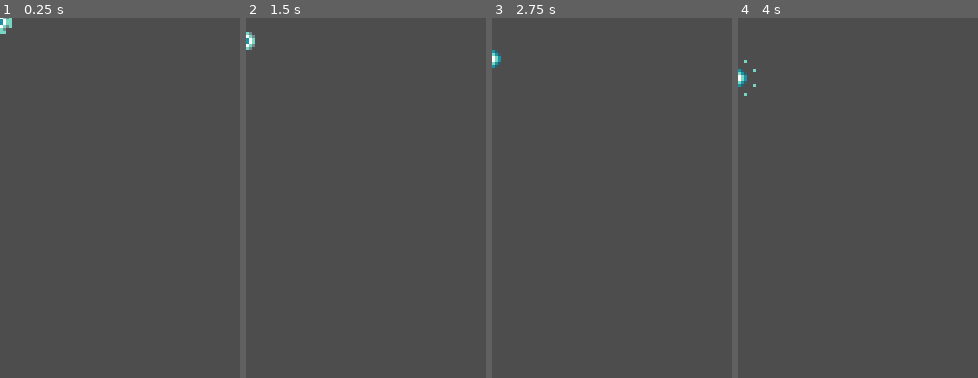
Above: before the commit, frames 1-4 (left to right).
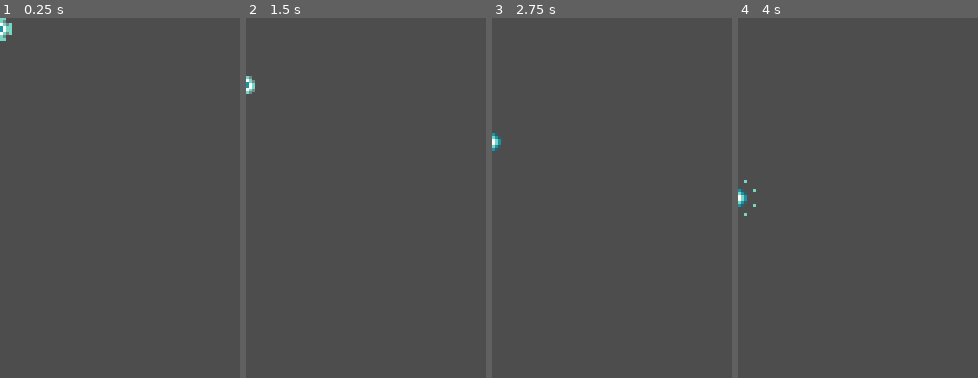
Above: after the commit, the same moments.

Repository: jacristi/godot-space-shooter
Game: Godot game, scene res://pickups/blue_pickup.tscn
Two runs of this game, one before a commit and one after it. Both use one fixed random seed, a clock stepped at 60 frames per second and the inputs below. This scene is started directly instead of the project's main scene.
Inputs:
- Up to frame 1 (0.25 s): no input
- Up to frame 2 (1.5 s): hold D (move_right) 0.53-1.28 s; tap Space (fire) at 0.6, 1.35 s; hold S (move_down) from 1.28 s (still down)
- Up to frame 3 (2.75 s): release S (move_down) at 2.03 s; hold D (move_right) from 2.03 s (still down); tap Space (fire) at 2.1 s
- Up to frame 4 (4 s): release D (move_right) at 2.78 s; hold W (move_up) 2.78-3.53 s; tap Space (fire) at 2.85, 3.6 s; hold A (move_left) from 3.53 s (still down)
The pictures show only the part of the screen within x 0-50%, y 0-50%; the shares and areas given below are measured in that part.

The runs differ from the first frame. In frame 1, 0.2% of the frame differs, in the area x 0-5%, y 0-7%; in frame 2, 0.3%; in frame 3, 0.3%; in frame 4, 0.4%, in the area x 0-8%, y 11-55%.

Commit message:
feat: small tweaks to upgrades

Diff:
--- a/pickups/blue_pickup.tscn
+++ b/pickups/blue_pickup.tscn
@@ -67,10 +67,14 @@
 size = Vector2(6, 6)
 
 [node name="BluePickup" instance=ExtResource("1_lcx6e")]
+pickup_score = 300
 
 [node name="AnimatedSprite2D" parent="." index="0"]
 sprite_frames = SubResource("SpriteFrames_grv4a")
-frame_progress = 0.0670588
+frame_progress = 0.417294
+
+[node name="MoveComponent" parent="." index="1"]
+velocity = Vector2(0, 15)
 
 [node name="VisibleOnScreenNotifier2D" parent="." index="3"]
 position = Vector2(2.38419e-07, 2.38419e-07)
@@ -78,6 +82,7 @@
 
 [node name="CollisionShape2D" type="CollisionShape2D" parent="HurtboxComponent" index="0"]
 shape = SubResource("RectangleShape2D_1i5wb")
+disabled = true
 
 [node name="CollisionShape2D" type="CollisionShape2D" parent="HitboxComponent" index="0"]
 shape = SubResource("RectangleShape2D_ltjyi")
--- a/pickups/pickup.gd
+++ b/pickups/pickup.gd
@@ -1,5 +1,6 @@
 extends Node2D
 
+@export var pickup_score: int
 
 @onready var move_component:  MoveComponent  = $MoveComponent
 @onready var stats_component: StatsComponent = $StatsComponent
@@ -32,5 +33,5 @@
 
 func handle_on_collect(hurtbox: HurtboxComponent) -> void:
 
-    score_component.adjust_score(150)
+    score_component.adjust_score(pickup_score)
     collected_component.destroy()
--- a/scenes/player/player_ship.gd
+++ b/scenes/player/player_ship.gd
@@ -27,6 +27,8 @@
         2200: .15,
         2600: .125,
         3000: .1,
+        4000: .075,
+        5000: .05,
     }
 
 
